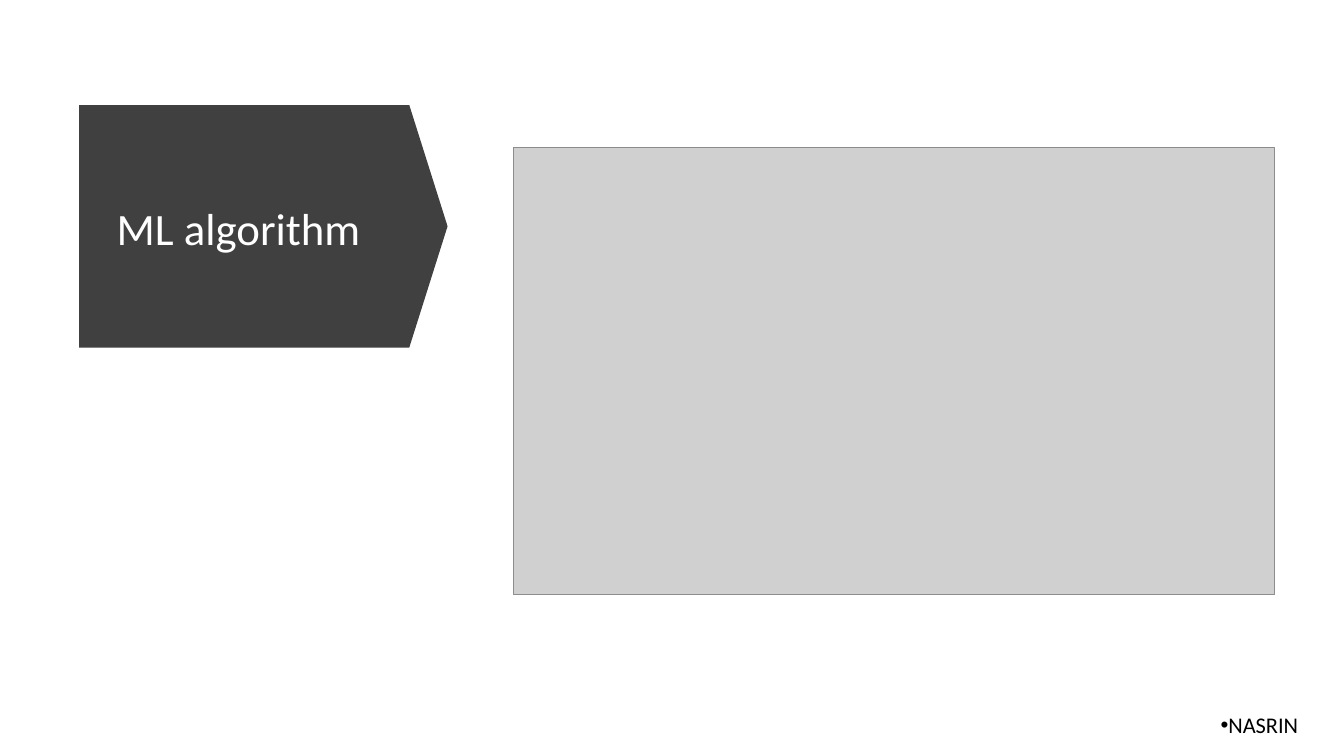
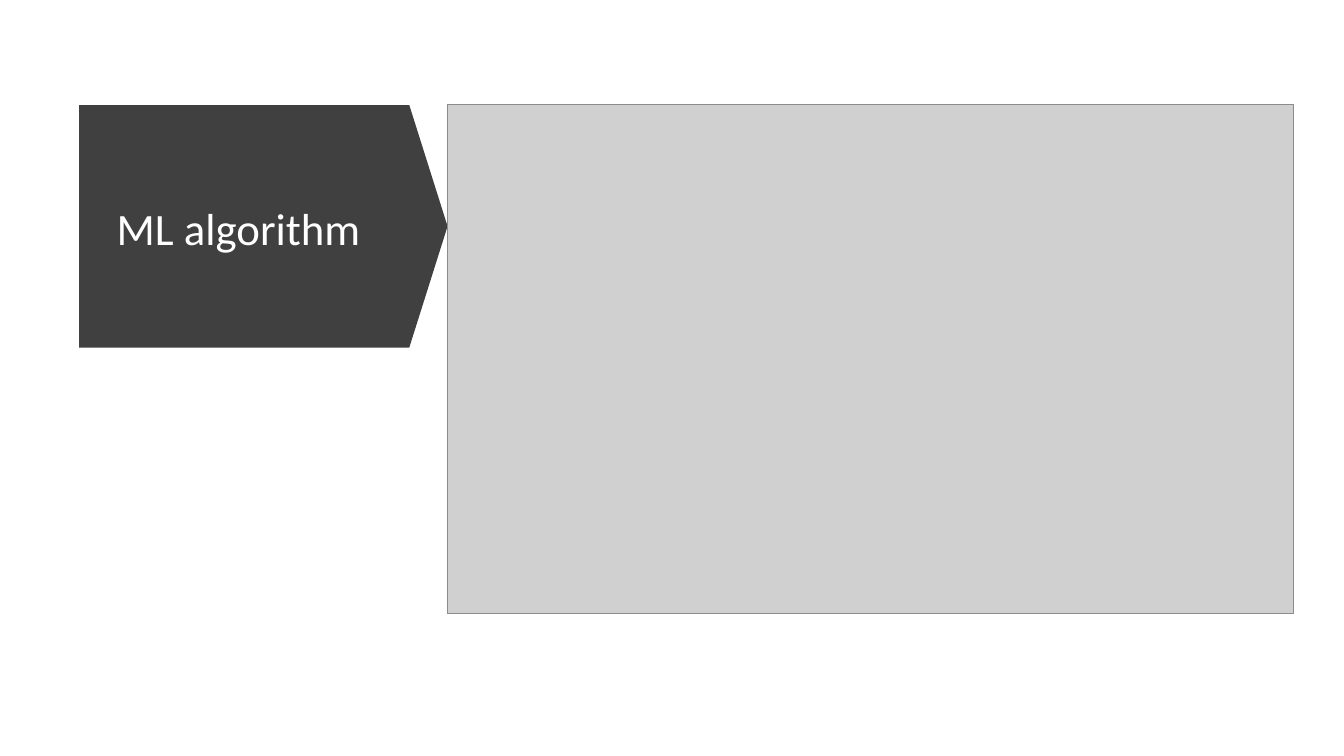
Before and after one commit to Franco1230/Data-Bootcamp-Final-Project, a slide deck: slide 5 of FINAL PROJECT.pptx. Drawn at 1344x756 pixels with LibreOffice and Linux fonts; fonts in the diff are those of the drawing; grey boxes stand for pictures. Boxes give left, top, right and bottom in pixels: in the first picture for what was removed or moved away, otherwise in the second. Text is boxed around its words. In the diff, an @@ line names an element or a change of style, - is before the commit and + after.

```diff
--- a/FINAL PROJECT.pptx
+++ b/FINAL PROJECT.pptx
@@ picture: place and size @@
-picture at <box>514,148,1275,595</box>
+picture at <box>448,105,1295,614</box>
@@ text removed at <box>1228,718,1298,733</box> @@
-• NASRIN
```
Also in this commit, not shown: 10 other slides changed.
